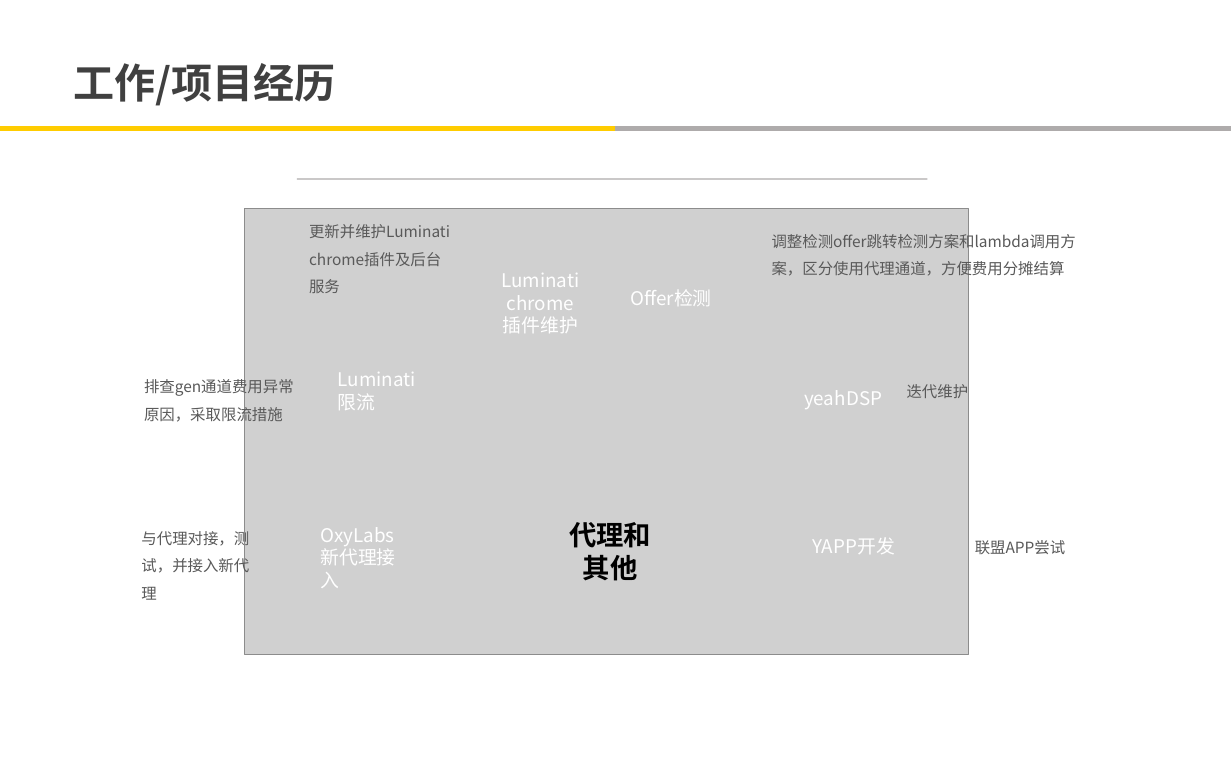
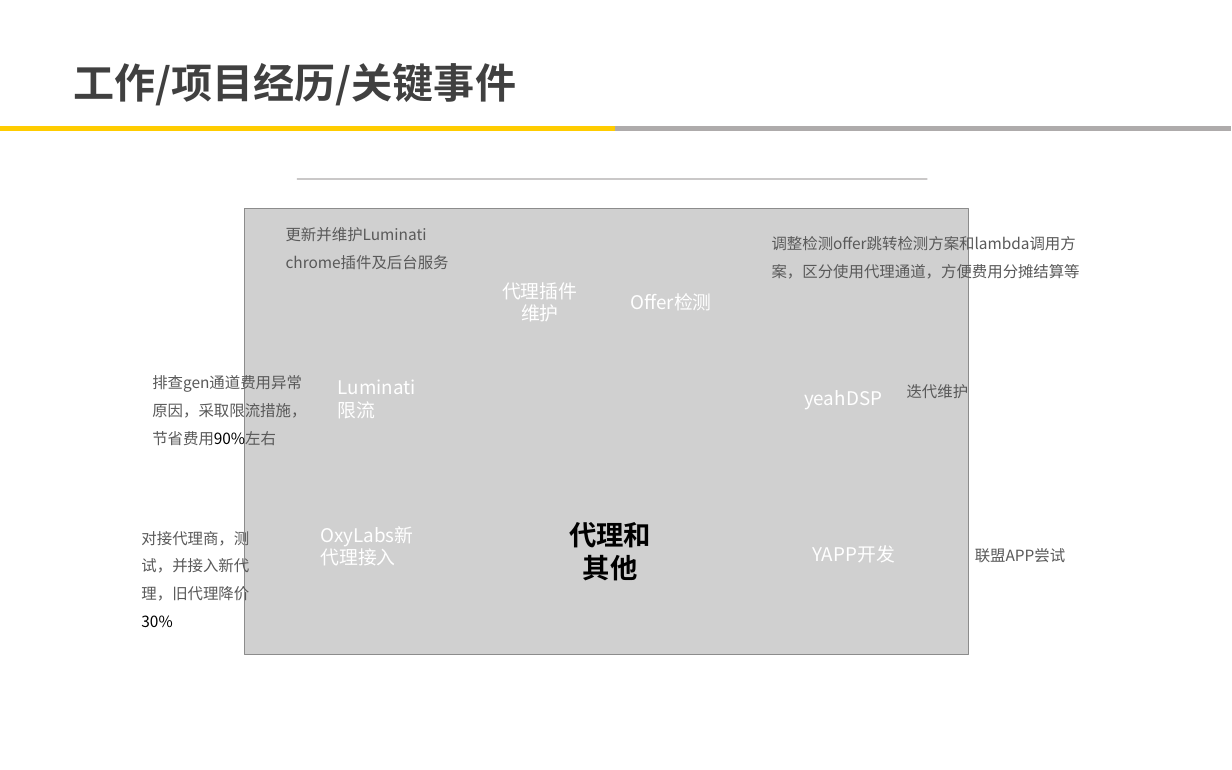
Before and after one commit to yian529/elaine, a slide deck: slide 6 of 申请/马爱莲-广告平台BU-国际业务部-产品技术组-申请职级T5.pptx (slide 5 before the commit). Drawn at 1232x770 pixels with LibreOffice and Linux fonts; fonts in the diff are those of the drawing; grey boxes stand for pictures; background and template pictures are left out. Boxes give left, top, right and bottom in pixels: in the first picture for what was removed or moved away, otherwise in the second. Text is boxed around its words. In the diff, an @@ line names an element or a change of style, - is before the commit and + after.

```diff
--- a/申请/马爱莲-广告平台BU-国际业务部-产品技术组-申请职级T5.pptx
+++ b/申请/马爱莲-广告平台BU-国际业务部-产品技术组-申请职级T5.pptx
@@ text at [74, 63, 517, 106]: text changed @@
-工作/项目经历
+工作/项目经历/关键事件
@@ text "更新并维护Luminati chrome插件及后台服务" rewrapped from [309, 224, 450, 238] to [286, 227, 449, 269] @@
@@ text at [772, 234, 1080, 281]: text changed @@
-调整检测offer跳转检测方案和lambda调用方案，区分使用代理通道，方便费用分摊结算
+调整检测offer跳转检测方案和lambda调用方案，区分使用代理通道，方便费用分摊结算等
@@ text at [502, 283, 577, 321]: text changed @@
-Luminati chrome插件维护
+代理插件维护
@@ text "Offer检测": place and size @@
-text "Offer检测" at [630, 290, 711, 306]
+text "Offer检测" at [630, 294, 711, 310]
@@ text at [152, 373, 306, 448]: text changed @@
-排查gen通道费用异常原因，采取限流措施
+排查gen通道费用异常原因，采取限流措施，节省费用90%左右
@@ text at [141, 528, 249, 628]: text changed @@
-与代理对接，测试，并接入新代理
+对接代理商，测试，并接入新代理，旧代理降价30%
@@ text "OxyLabs新代理接入" rewrapped from [308, 517, 419, 599] to [308, 517, 440, 575] @@
@@ 3 texts: place and size @@
-3 texts at [325, 362, 1065, 554]
+3 texts at [325, 370, 1065, 562]
```
Also in this commit, not shown: 6 other slides changed, 1 slide added, 2 other files.
